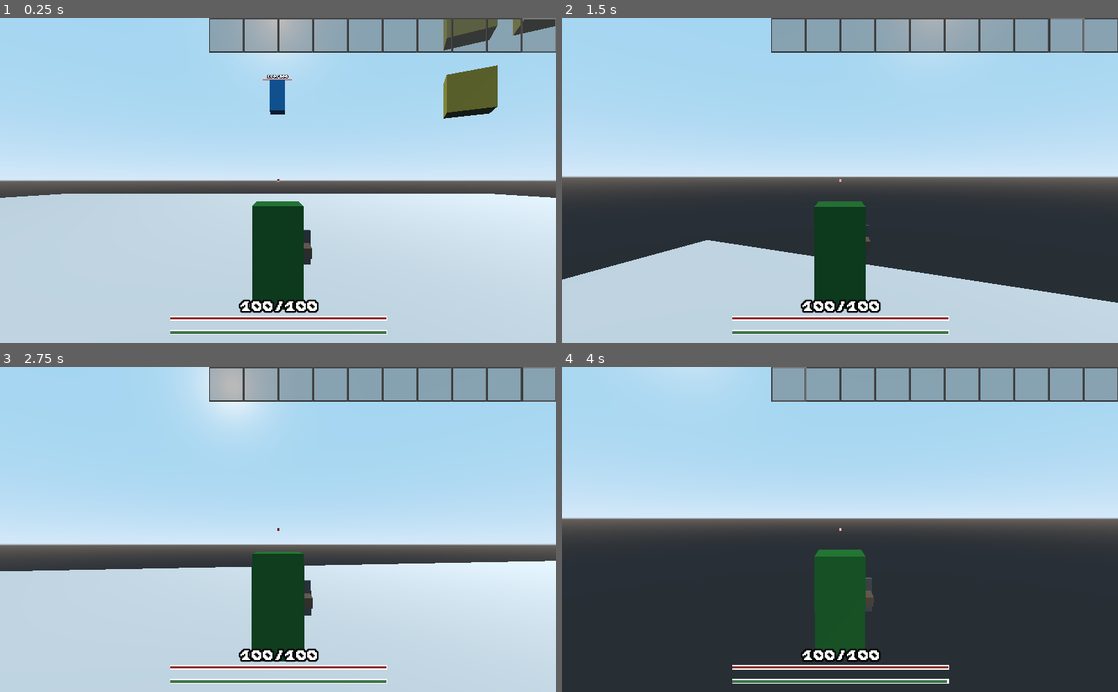
Above: before the commit, frames 1-4 (two rows, left to right).
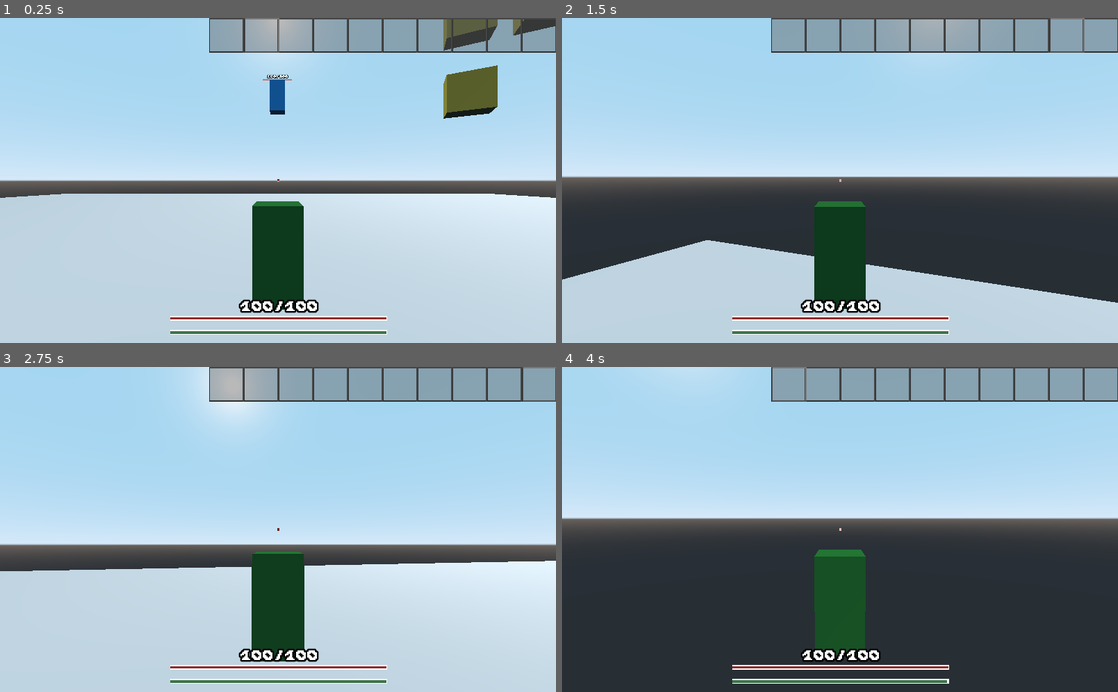
Above: after the commit, the same moments.

Repository: AlaskanGopher/GopherRPG3D
Game: Godot game, scene res://MainScene/InGame.tscn
Two runs of this game, one before a commit and one after it. Both use one fixed random seed, a clock stepped at 60 frames per second and the inputs below.
Inputs (mouse positions are in pixels of both pictures, inside the frame that each line leads up to):
- Up to frame 1 (0.25 s): no input
- Up to frame 2 (1.5 s): tap Enter at 0.5 s; move the mouse to (867, 180) at 0.52 s; hold W (movement_up) from 0.53 s (still down); tap 0 at 0.6 s; click (867, 180) at 0.67 s; tap Space (movement_jump) at 0.77 s; tap 9 at 0.8, 1.35 s; move the mouse to (812, 180) at 1.27 s; click (812, 180) at 1.42 s
- Up to frame 3 (2.75 s): keep holding W (movement_up); tap Space (movement_jump) at 1.52 s; tap 1 at 1.55, 2.1 s; move the mouse to (289, 523) at 2.02 s; click (289, 523) at 2.17 s; tap 0 at 2.3 s
- Up to frame 4 (4 s): keep holding W (movement_up); move the mouse to (834, 536) at 2.77 s; tap Shift (movement_run) at 2.85 s; click (834, 536) at 2.92 s; tap Space (movement_jump) at 3.02, 3.77 s; tap 9 at 3.05 s; move the mouse to (878, 532) at 3.52 s; right-click (878, 532) at 3.6 s; click (878, 532) at 3.67 s; tap 1 at 3.8 s

The runs differ from the first frame. In frame 1, 0.3% of the frame differs, in the area x 44-100%, y 0-76%; in frame 2, less than 0.1%; in frame 3, 0.1%; in frame 4, less than 0.1%.
Error before the commit: Invalid get index 'rect_position' (on base: 'null instance'). (res://HUD/Hotbar.gd:38)

Commit message:
Cleaned up code (part 1) and prepared for items

Diff:
--- a/source/HUD/HUD_Script.gd
+++ b/source/HUD/HUD_Script.gd
@@ -4,19 +4,39 @@
 
 var hp : int = MAX_HEALTH
 var stamina := 1.0
+var selectedSlot = 1
 
+signal switchHeldItem(item)
+func _ready():
+	$SelectedSlot.rect_position.x = $Hotbar.get_global_rect().position.x + selectedSlot * 64
 func _process(_delta):
 	$"HP Bar/Label".text = str(hp, '/', MAX_HEALTH)
 	$"HP Bar/BarContainer/InnerBar".rect_scale.x = float(hp)/float(MAX_HEALTH)
 	$"Stamina Bar/BarContainer/InnerBar".rect_scale.x = stamina
 
+func _input(event):
+	if event is InputEventMouseButton:
+		if event.is_pressed():
+			if event.button_index == BUTTON_WHEEL_UP:
+				print(get_global_mouse_position())
+			elif event.button_index == BUTTON_WHEEL_DOWN:
+				pass
+	if event is InputEventKey:
+		if event.scancode >= KEY_0 and event.scancode <= KEY_9 and event.pressed:
+			selectedSlot = event.scancode - KEY_1
+			selectedSlot = 9 if selectedSlot == -1 else selectedSlot
+			$Hotbar.selectedSlot = selectedSlot
+			$SelectedSlot.rect_position.x = $Hotbar.get_global_rect().position.x + selectedSlot * 64
+
 func _on_Inventory_opened():
 	$Hotbar.visible = false
 	$SelectedSlot.visible = false
+	$Reticle.visible = false
 
 func _on_Inventory_closed():
 	$Hotbar.visible = true
 	$SelectedSlot.visible = true
+	$Reticle.visible = true
 
 func prompt(var button : int):
 	var switch = {
--- a/source/HUD/Hotbar.gd
+++ b/source/HUD/Hotbar.gd
@@ -19,24 +19,10 @@
 		slot.size_flags_horizontal = SIZE_EXPAND_FILL
 		slot.size_flags_vertical   = SIZE_EXPAND_FILL
 		slot.region_rect = Rect2(0, 0, 32, 32)
+		var item = Spatial.new()
+		item.name = "Empty"
+		slot.add_child(item)
 		add_child(slot)
-
-func _input(event):
-
-	# Move this to HUD Script so it doesn't break more stuff
-
-	if event is InputEventMouseButton:
-		if event.is_pressed():
-			if event.button_index == BUTTON_WHEEL_UP:
-				print(get_global_mouse_position())
-			elif event.button_index == BUTTON_WHEEL_DOWN:
-				pass
-	if event is InputEventKey:
-		if event.scancode >= KEY_0 and event.scancode <= KEY_9 and event.pressed:
-			selectedSlot = event.scancode - KEY_1
-			selectedSlot = 9 if selectedSlot == -1 else selectedSlot
-			get_node("../SelectedSlot").rect_position.x = get_global_rect().position.x + selectedSlot * 64
-			print(get_global_rect().position.x +selectedSlot * 64)
 
 func resize(var slotSize : float):
 	SLOT_SIZE = slotSize
--- a/source/HUD/Inventory.gd
+++ b/source/HUD/Inventory.gd
@@ -2,7 +2,7 @@
 
 export var SLOT_SIZE : float = 64
 
-var selectedCell : Vector3 = Vector3(-1, 0, 0) # Vector3(0: Inventory; 1: Hotbar, rowNumber (y), colNumber (x)
+var selectedCell : Vector3 = Vector3(-1, 0, 0) # Vector3(1: Inventory; 0: Hotbar, rowNumber (y), colNumber (x)
 
 signal opened()
 signal closed()
@@ -27,15 +27,21 @@
 		var slotBounds : Rect2 = slot.get_global_rect()
 		if (slotBounds.has_point(mousePosition)):
 			var splitName = slot.name.split(',')
-			selectedCell = Vector3(0, int(splitName[0][-1]), int(splitName[1][0]))
+			selectedCell = Vector3(1, int(splitName[0][-1]), int(splitName[1][0]))
 			$Selected.rect_size = Vector2(SLOT_SIZE, SLOT_SIZE)
 			$Selected.set_global_position(slotBounds.position)
 			return
 	for slot in $VBoxContainer/Hotbar.get_children():
 		var slotBounds : Rect2 = slot.get_global_rect()
 		if (slotBounds.has_point(mousePosition)):
-			selectedCell = Vector3(1, 0, int(slot.name[-1]))
+			selectedCell = Vector3(0, 0, int(slot.name[-1]))
 			$Selected.rect_size = Vector2(SLOT_SIZE, SLOT_SIZE)
 			$Selected.set_global_position(slotBounds.position)
 			return
 	$Selected.rect_size = Vector2(0, 0)
+
+func getSlot(var slotLocation : Vector3 = selectedCell):
+	if slotLocation.x == 0:
+		return $VBoxContainer/Hotbar.get_children()[slotLocation.z]
+	else:
+		return $VBoxContainer/InventoryGrid.get_children()[$VBoxContainer/InventoryGrid.columns * slotLocation.y + slotLocation.z]
--- a/source/HUD/InventoryGrid.gd
+++ b/source/HUD/InventoryGrid.gd
@@ -16,6 +16,9 @@
 			slot.size_flags_horizontal = SIZE_EXPAND_FILL
 			slot.size_flags_vertical   = SIZE_EXPAND_FILL
 			slot.region_rect = Rect2(0, 0, 32, 32)
+			var item = Spatial.new()
+			item.name = "Empty"
+			slot.add_child(item)
 			add_child(slot)
 
 func resize(var slotSize : float):
--- /dev/null
+++ b/source/Items/Consumables.gd
@@ -0,0 +1,11 @@
+class_name Consumable
+extends Node
+
+var mesh = MeshInstance.new()
+
+func _init():
+	mesh.mesh = CubeMesh.new()
+
+func use(var player : KinematicBody, var justPressed : bool):
+	if justPressed:
+		queue_free()
--- a/source/Player/Player.tscn
+++ b/source/Player/Player.tscn
@@ -1,7 +1,6 @@
-[gd_scene load_steps=8 format=2]
+[gd_scene load_steps=7 format=2]
 
 [ext_resource path="res://Player/PlayerController.gd" type="Script" id=1]
-[ext_resource path="res://Weapon/Sword.tscn" type="PackedScene" id=2]
 [ext_resource path="res://HUD/HUD.tscn" type="PackedScene" id=3]
 [ext_resource path="res://PauseMenu/PauseMenu.tscn" type="PackedScene" id=4]
 
@@ -43,8 +42,7 @@
 [node name="ThirdPerson" type="Camera" parent="Head"]
 transform = Transform( 1, 0, 0, 0, 1, 0, 0, 0, 1, 0, 0, 5 )
 
-[node name="Sword" parent="." instance=ExtResource( 2 )]
-transform = Transform( -4.37114e-08, -1, 0, 1, -4.37114e-08, 0, 0, 0, 1, 0.6, 0, -0.25 )
+[node name="HeldItem" type="Spatial" parent="."]
 
 [connection signal="closed" from="HUD/Inventory" to="." method="_on_Inventory_closed"]
 [connection signal="opened" from="HUD/Inventory" to="." method="_on_Inventory_opened"]
--- a/source/Player/PlayerController.gd
+++ b/source/Player/PlayerController.gd
@@ -43,19 +43,13 @@
 	else:
 		$Head/ThirdPerson.translation.z = THIRD_PERSON_DISTANCE
 
+
+	# Add lastLookedAt to be able to call nodes when the player stops looking
 	var lookingAt = $Head/ActionRayCast.get_collider()
 	if lookingAt != null and lookingAt.has_method("playerInteraction"):
 		lookingAt.playerInteraction(self)
 	else:
 		$HUD/ButtonPrompt.visible = false
-
-	if (inputLock):
-		return
-
-	if Input.is_mouse_button_pressed(BUTTON_LEFT):
-		$Sword.translation.z = -.75
-	else:
-		$Sword.translation.z = -.25
 
 func _physics_process(delta):
 	if dead:
@@ -121,17 +115,12 @@
 func _input(event):
 	if (inputLock):
 		return
-	if event is InputEventMouseButton:
-		if (event.button_index == BUTTON_LEFT) and event.pressed:
-			$Sword.swing()
 	elif event is InputEventMouseMotion:
 		rotate_y(TAU * -event.relative.x/800)
 		if (abs(rotation.x + TAU * -event.relative.y/1000) < PI/2):
 			$Head.rotate_object_local(Vector3(1, 0, 0), TAU * -event.relative.y/1000)
 			$Head.rotation.x = -clamp(-$Head.rotation.x, -0.25*TAU, 0.25*TAU)
 
-
-
 func _on_Inventory_opened():
 	inputLock = true
 
--- /dev/null
+++ b/source/globals.gd
@@ -0,0 +1,7 @@
+extends Node
+# Stuff to add globally:
+# -Dialogue
+# -Saved data
+#
+#
+#
--- a/source/project.godot
+++ b/source/project.godot
@@ -8,11 +8,25 @@
 
 config_version=4
 
+_global_script_classes=[ {
+"base": "Node",
+"class": "Consumable",
+"language": "GDScript",
+"path": "res://Items/Consumables.gd"
+} ]
+_global_script_class_icons={
+"Consumable": ""
+}
+
 [application]
 
 config/name="Gopher RPG"
 run/main_scene="res://MainScene/InGame.tscn"
 config/icon="res://icon.png"
+
+[autoload]
+
+Globals="*res://globals.gd"
 
 [display]
 
